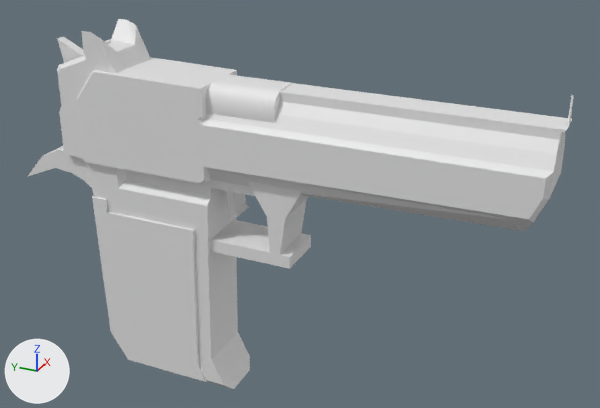
An edit to the Blender file Assets/Object Models/uddermayhemdeagle.blend, drawn before and after from the same camera.
Camera for both pictures: a 50 mm camera at (-5.4, -4.54, 3.54) aimed at (0.2, -2.02, 0.74). The lights are fixed; the arrows at lower left show +X, +Y and +Z.
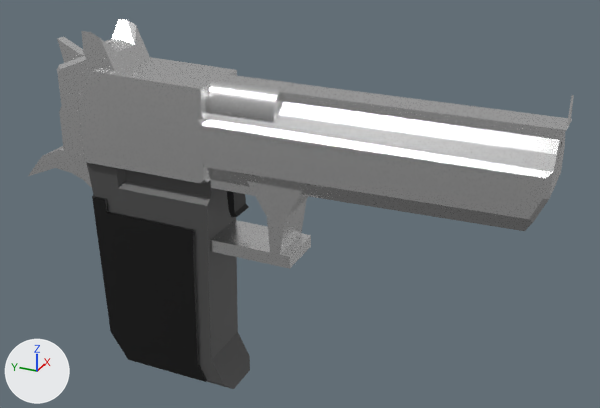
Boxes (x1, y1, x2, y2) around the edits, measured in the pictures (600 x 408 px):
'Cube', surface changed, recoloured
    both: (28, 19, 574, 389)
part 1 of me_cube, recoloured (grey to black)
    both: (92, 191, 249, 382)
part 2 of me_cube, recoloured (grey to black)
    both: (86, 162, 236, 251)
part 3 of me_cube, recoloured (grey to black)
    both: (199, 332, 250, 389)
part 4 of me_cube, recoloured
    both: (195, 246, 238, 364)

Edits to the bpy script that builds the scene:
```text
Change mat_material:
    mat_material.metallic: 0.0 -> 1.0
Add mat_material_002:
    mat_material_002 = principled_material('Material.002')
    mat_material_002.base_color = (0.0784, 0.0784, 0.0784)  # dark grey #4f4f4f
Add mat_material_001:
    mat_material_001 = principled_material('Material.001')
    mat_material_001.base_color = (0.0, 0.0, 0.0)  # black #000000
Change me_cube:
    where me_cube.from_pydata(...)  # 831 vertices, 721 faces, 7 loose edges; spans x -0.28..0.0, y -4.03..0.45, z -1.0..2.09
    used by ob_cube; location = (0.0, 0.0, 0.0)
    me_cube part 1: 28 of the faces centred in x -0.27..-0.05, y -1.59..-0.3, z -0.91..0.82 switch from mat_material (white #e7e7e7) to mat_material_001 (black #000000)
    me_cube part 2: 10 of the faces centred in x -0.24..-0.14, y -1.41..-0.28, z 0.51..0.93 switch from mat_material (white #e7e7e7) to mat_material_002 (dark grey #4f4f4f)
    me_cube part 3: 6 of the faces centred in x -0.24..-0.08, y -1.46..-0.4, z -1.0..-0.82 switch from mat_material (white #e7e7e7) to mat_material_002 (dark grey #4f4f4f)
    me_cube part 4: 2 of the faces centred in x -0.24..-0.12, y -1.39..-1.32, z -0.16..-0.13 switch from mat_material (white #e7e7e7) to mat_material_002 (dark grey #4f4f4f)
```
